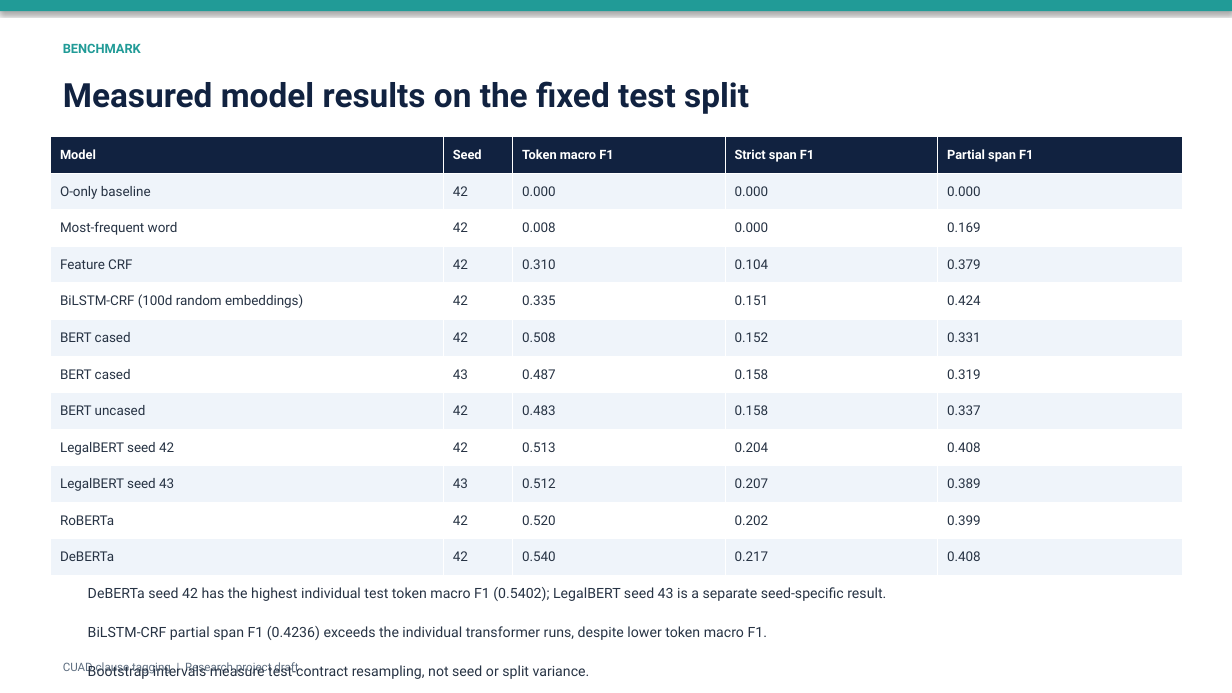
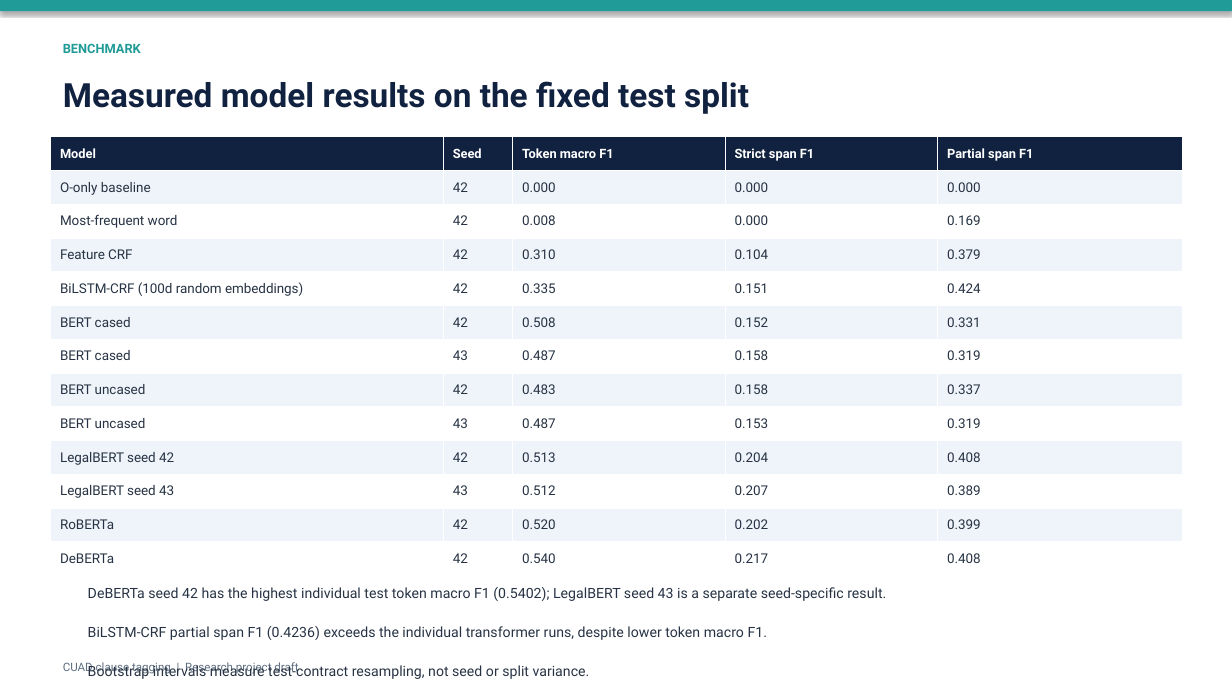
Before and after one commit to hmam-5/cuad-clause-tagging, a slide deck: slide 6 of results/CUAD_project_presentation.pptx. Drawn at 1232x693 pixels with LibreOffice and Linux fonts; fonts in the diff are those of the drawing. Boxes give left, top, right and bottom in pixels: in the first picture for what was removed or moved away, otherwise in the second. Text is boxed around its words. In the diff, an @@ line names an element or a change of style, - is before the commit and + after.

```diff
--- a/results/CUAD_project_presentation.pptx
+++ b/results/CUAD_project_presentation.pptx
@@ table at [51, 137, 1183, 576] @@
+row 9: BERT uncased | 43 | 0.487 | 0.153 | 0.319
```
Also in this commit, not shown: 1 other slide changed, 20 other files.
